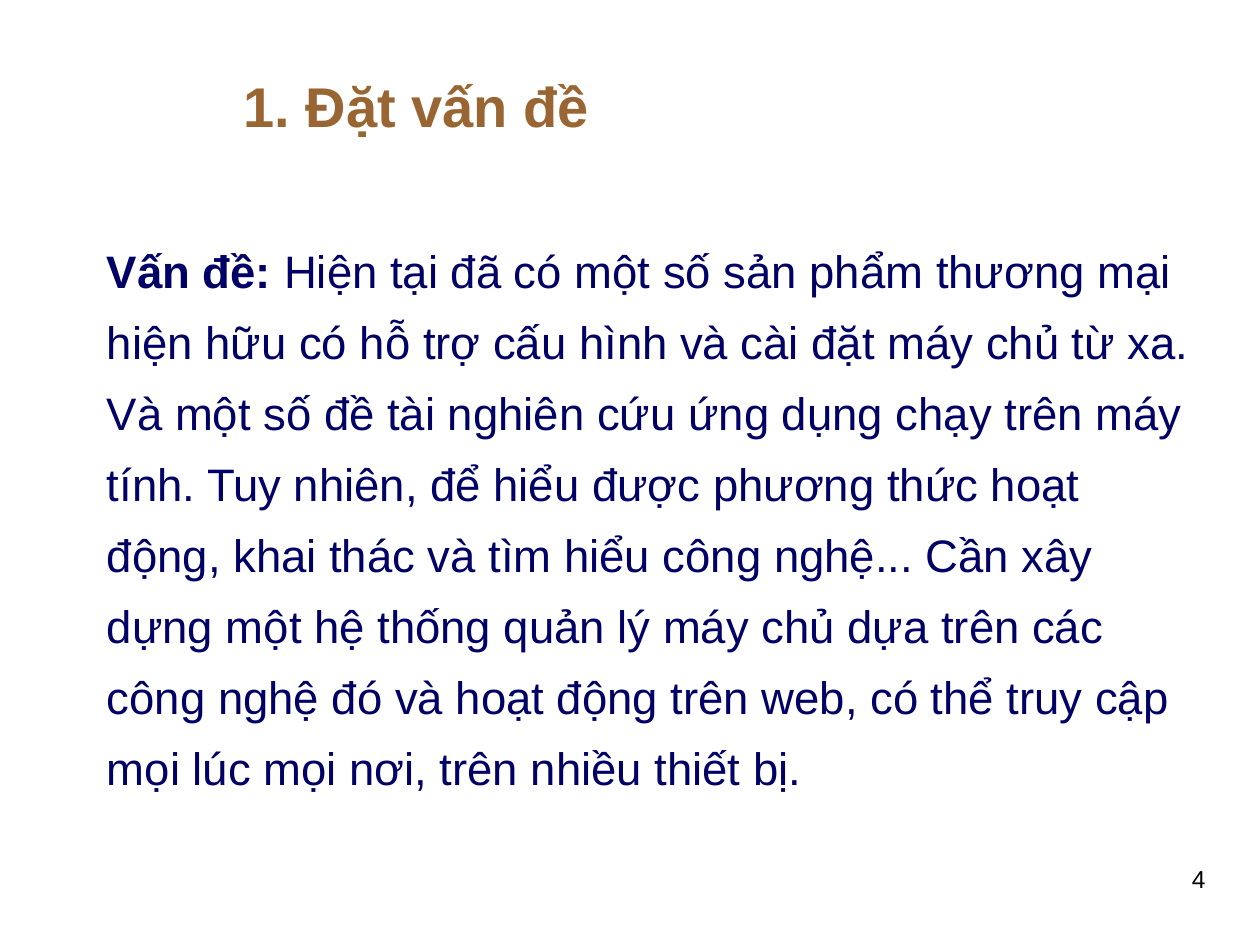
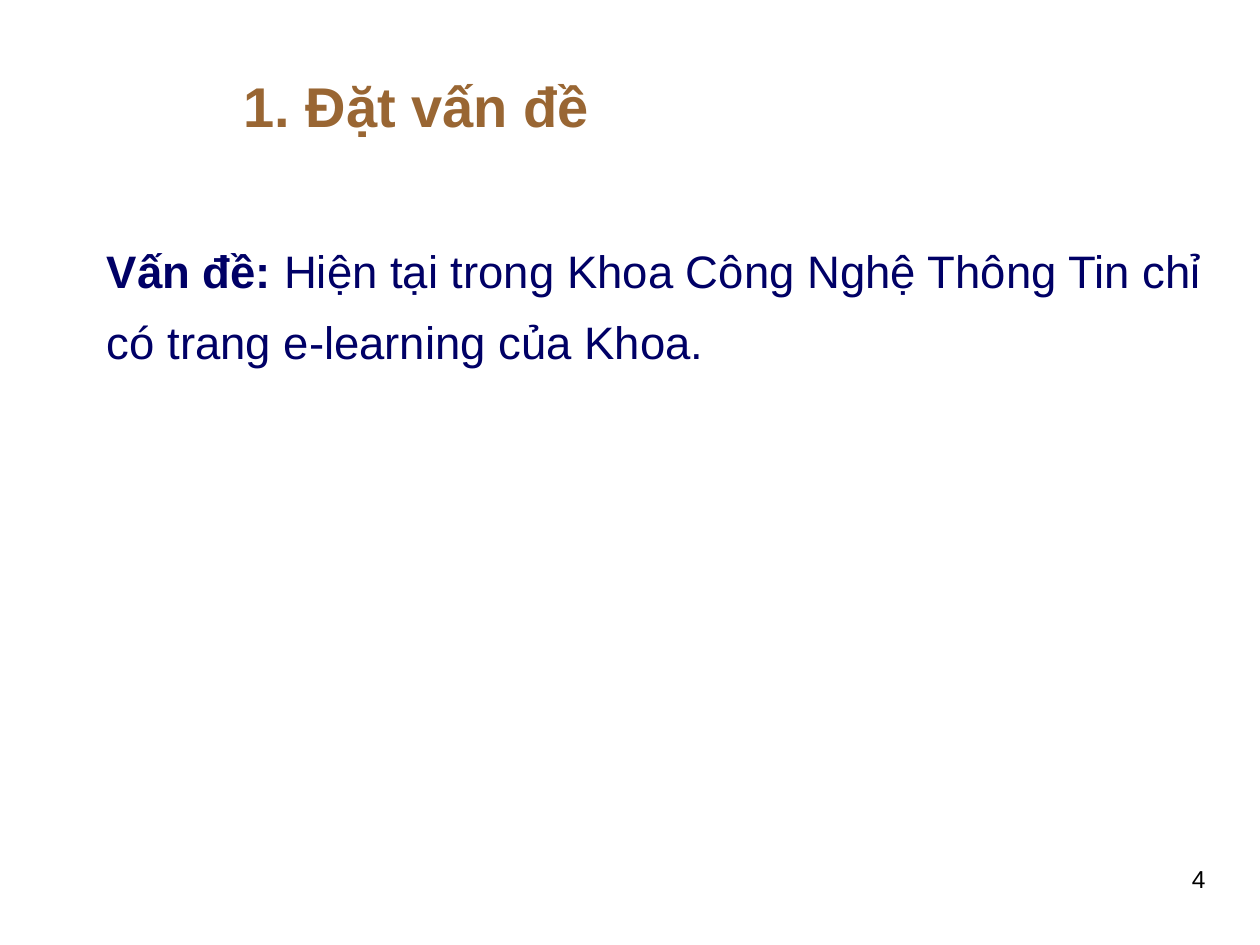
Before and after one commit to thuhuynh4393/testfrontend, a slide deck: slide 4 of Thu HUynh - SLide bao cao.ppt. Drawn at 1260x945 pixels with LibreOffice and Linux fonts; fonts in the diff are those of the drawing; background and template pictures are left out. Boxes give left, top, right and bottom in pixels: in the first picture for what was removed or moved away, otherwise in the second. Text is boxed around its words. In the diff, an @@ line names an element or a change of style, - is before the commit and + after.

```diff
--- a/Thu HUynh - SLide bao cao.ppt
+++ b/Thu HUynh - SLide bao cao.ppt
@@ text at (107,253,1201,368): text changed @@
-Vấn đề: Hiện tại đã có một số sản phẩm thương mại hiện hữu có hỗ trợ cấu hình và cài đặt máy chủ từ xa. Và một số đề tài nghiên cứu ứng dụng chạy trên máy tính. Tuy nhiên, để hiểu được phương thức hoạt động, khai thác và tìm hiểu công nghệ... Cần xây dựng một hệ thống quản lý máy chủ dựa trên các công nghệ đó và hoạt động trên web, có thể truy cập mọi lúc mọi nơi, trên nhiều thiết bị.
+Vấn đề: Hiện tại trong Khoa Công Nghệ Thông Tin chỉ có trang e-learning của Khoa.
```
Also in this commit, not shown: 3 other slides changed, 2 slides added, 23 slides removed.
